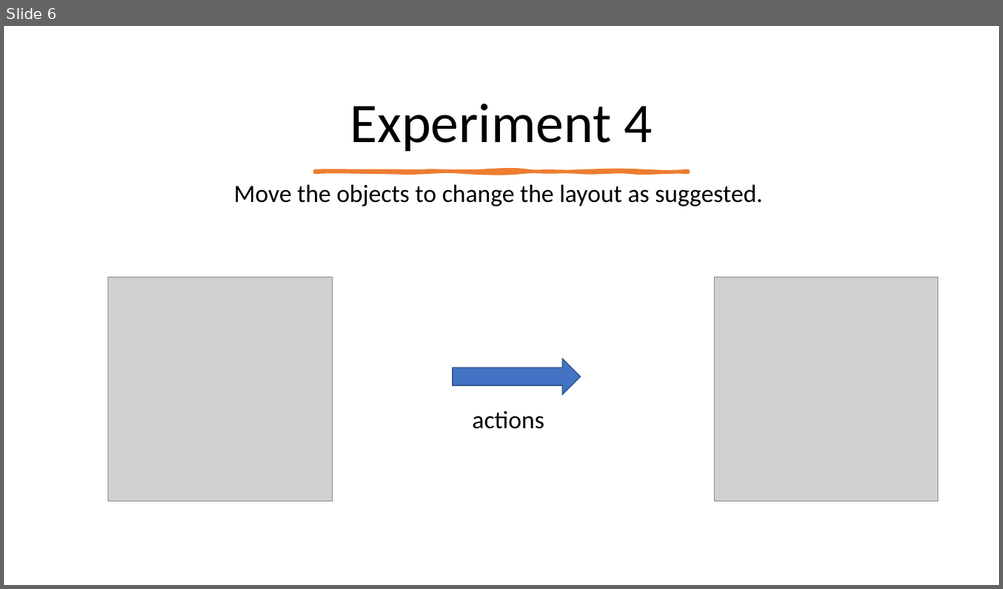
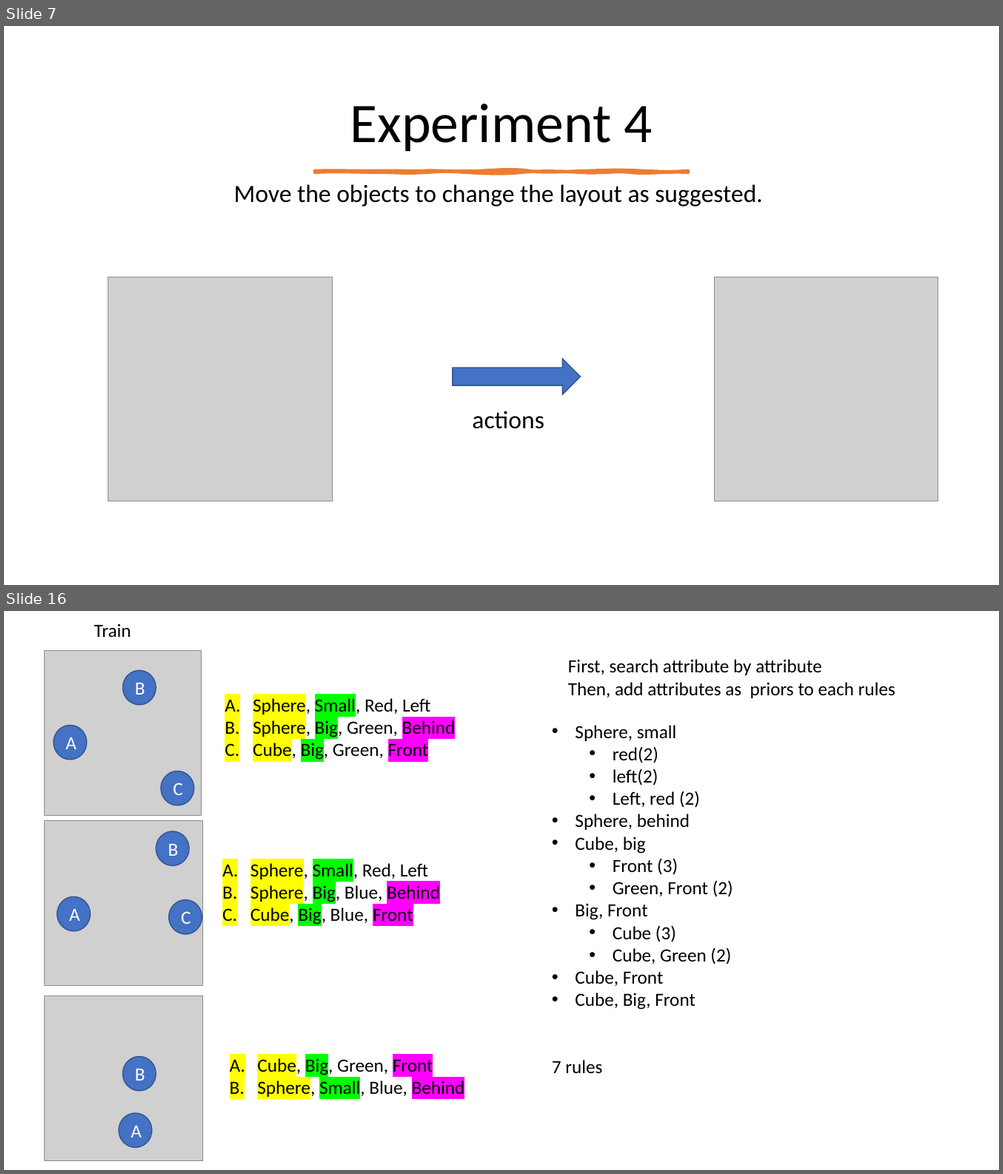
Before and after one commit to akweury/nsai_note, a slide deck: spatial_relation_vector.pptx. Shown one above the other, each under a label of ours: slide 6 before the commit, slides 7 and 16 after it; the slides between them are not shown. The pictures are 1003x589 and 1003x1174 pixels, drawn with LibreOffice and Linux fonts; fonts in the diff are those of the drawing; grey boxes stand for pictures. Boxes give left, top, right and bottom in pixels: in the first picture for what was removed or moved away, otherwise in the second. Text is boxed around its words. In the diff, an @@ line names an element or a change of style, - is before the commit and + after.

```diff
--- a/spatial_relation_vector.pptx
+++ b/spatial_relation_vector.pptx
@@ slide 16 added at (x1=4, y1=611, x2=999, y2=1170), background #FFFFFF @@
@@ text added at (x1=94, y1=624, x2=131, y2=637), 18 pt, text #000000 @@
+Train
@@ picture added at (x1=44, y1=650, x2=202, y2=815) @@
@@ ellipse added at (x1=122, y1=671, x2=156, y2=705), fill #4472C4, outline #325491 1 pt, 18 pt, text #FFFFFF @@
+B
@@ text added at (x1=568, y1=659, x2=895, y2=698), 18 pt, text #000000 @@
+First, search attribute by attribute
+Then, add attributes as priors to each rules
@@ text added at (x1=253, y1=696, x2=455, y2=761), 18 pt, text #000000 @@
+A. Sphere, Small, Red, Left
+B. Sphere, Big, Green, Behind
+C. Cube, Big, Green, Front
@@ ellipse added at (x1=54, y1=725, x2=86, y2=760), fill #4472C4, outline #325491 1 pt, 18 pt, text #FFFFFF @@
+A
@@ text added at (x1=575, y1=725, x2=733, y2=1010), 18 pt, text #000000 @@
+• Sphere, small
+  • red(2)
+  • left(2)
+  • Left, red (2)
+• Sphere, behind
+• Cube, big
+  • Front (3)
+  • Green, Front (2)
+• Big, Front
+  • Cube (3)
+  • Cube, Green (2)
+• Cube, Front
+• Cube, Big, Front
@@ ellipse added at (x1=161, y1=772, x2=193, y2=806), fill #4472C4, outline #325491 1 pt, 18 pt, text #FFFFFF @@
+C
@@ picture added at (x1=44, y1=821, x2=202, y2=986) @@
@@ ellipse added at (x1=156, y1=832, x2=189, y2=866), fill #4472C4, outline #325491 1 pt, 18 pt, text #FFFFFF @@
+B
@@ text added at (x1=250, y1=861, x2=440, y2=926), 18 pt, text #000000 @@
+A. Sphere, Small, Red, Left
+B. Sphere, Big, Blue, Behind
+C. Cube, Big, Blue, Front
@@ ellipse added at (x1=57, y1=897, x2=90, y2=931), fill #4472C4, outline #325491 1 pt, 18 pt, text #FFFFFF @@
+A
@@ ellipse added at (x1=169, y1=900, x2=202, y2=935), fill #4472C4, outline #325491 1 pt, 18 pt, text #FFFFFF @@
+C
@@ picture added at (x1=44, y1=997, x2=202, y2=1162) @@
@@ ellipse added at (x1=122, y1=1057, x2=156, y2=1091), fill #4472C4, outline #325491 1 pt, 18 pt, text #FFFFFF @@
+B
@@ text added at (x1=257, y1=1056, x2=465, y2=1099), 18 pt, text #000000 @@
+A. Cube, Big, Green, Front
+B. Sphere, Small, Blue, Behind
@@ text added at (x1=552, y1=1060, x2=602, y2=1074), 18 pt, text #000000 @@
+7 rules
@@ ellipse added at (x1=119, y1=1114, x2=152, y2=1148), fill #4472C4, outline #325491 1 pt, 18 pt, text #FFFFFF @@
+A
@@ what was slide 6 is now slide 7 @@
```
Also in this commit, not shown: 2 slides changed, 16 other slides added.
